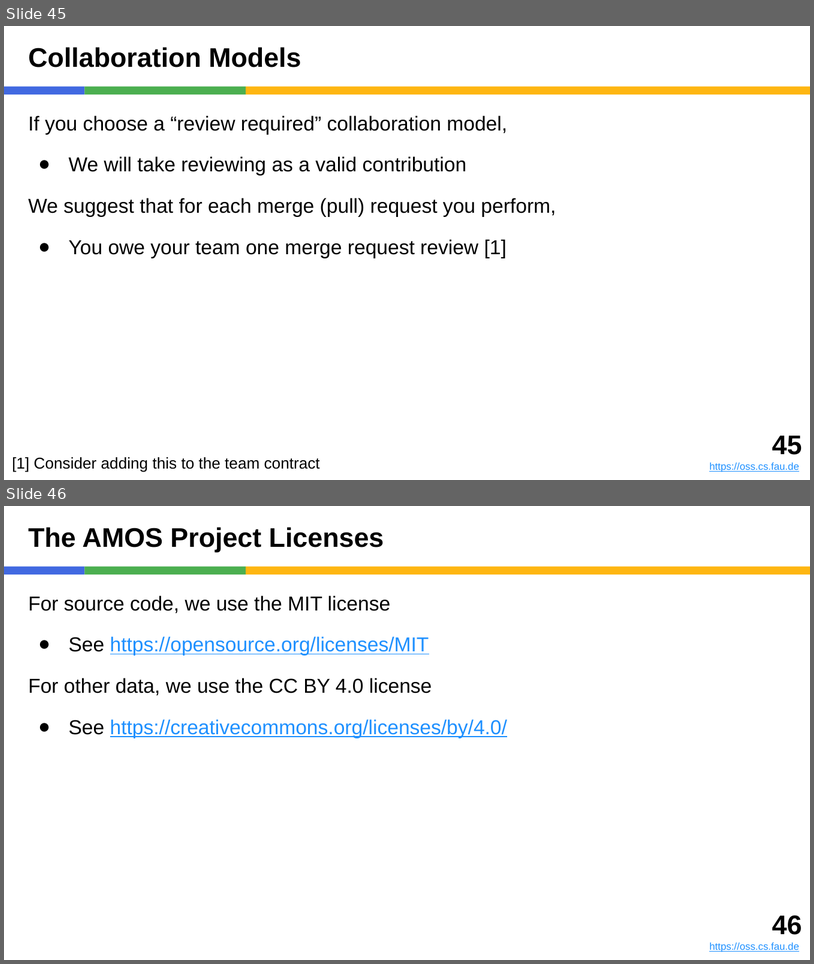
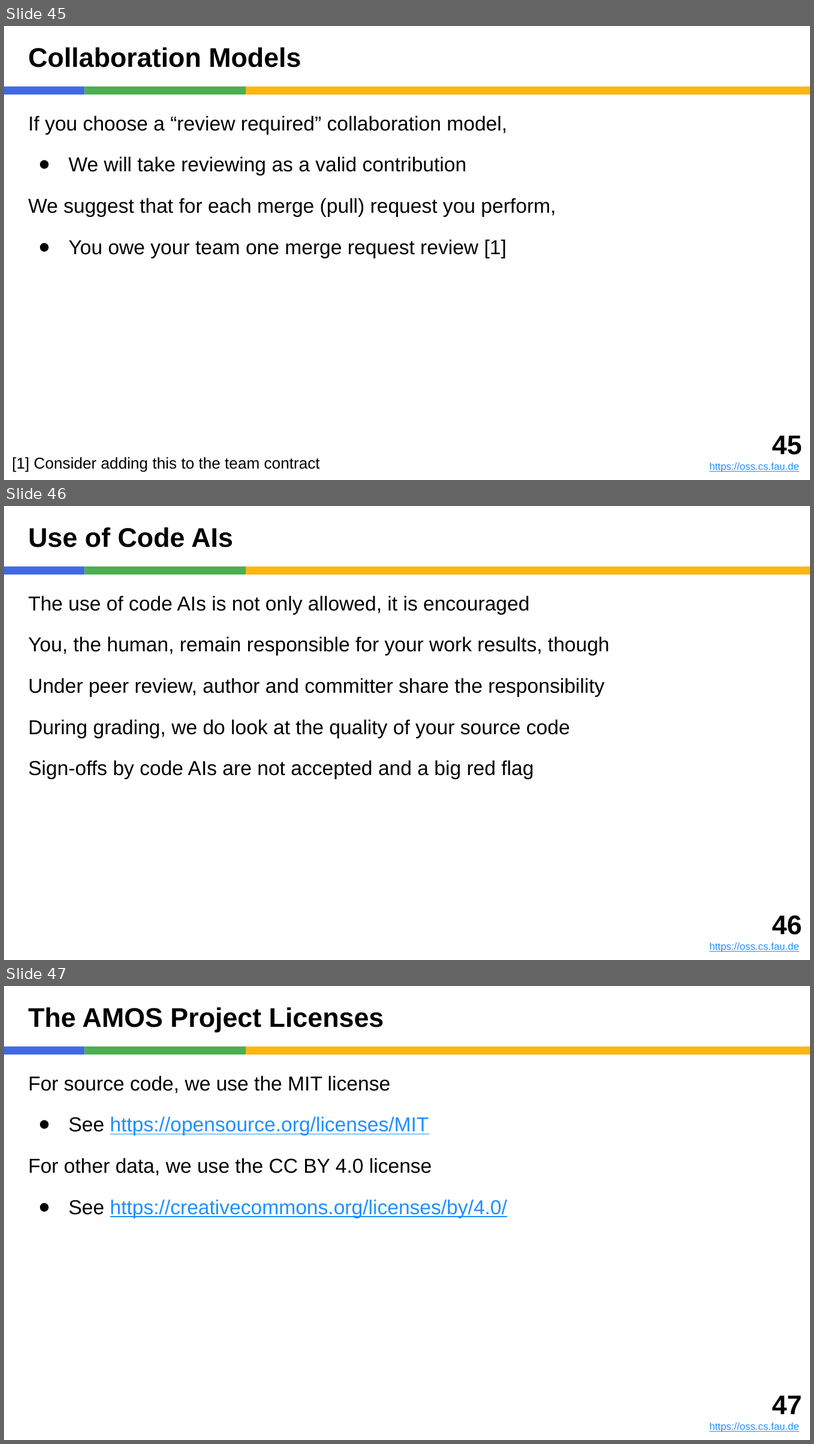
Before and after one commit to dirkriehle/amos-course, a slide deck: Lecture slides/AMOS B01 - Team and Tools.pptx. Shown one above the other, each under a label of ours: slides 45 and 46 before the commit, slides 45, 46 and 47 after it. The pictures are 814x964 and 814x1444 pixels, drawn with LibreOffice and Linux fonts; fonts in the diff are those of the drawing. Boxes give left, top, right and bottom in pixels: in the first picture for what was removed or moved away, otherwise in the second. Text is boxed around its words. In the diff, an @@ line names an element or a change of style, - is before the commit and + after.

```diff
--- a/Lecture slides/AMOS B01 - Team and Tools.pptx
+++ b/Lecture slides/AMOS B01 - Team and Tools.pptx
@@ slide 46 added at (4, 506, 810, 960), background #FFFFFF; not listed: 3 template elements that a slide beside it also shows @@
@@ title added at (28, 527, 233, 547), 24 pt, text #000000, bold @@
+Use of Code AIs
@@ text added at (28, 595, 610, 779), 18 pt, text #000000 @@
+The use of code AIs is not only allowed, it is encouraged
+You, the human, remain responsible for your work results, though
+Under peer review, author and committer share the responsibility
+During grading, we do look at the quality of your source code
+Sign-offs by code AIs are not accepted and a big red flag
@@ text added at (710, 915, 803, 952), 9 pt, text #1E90FF, underline @@
+46
+https://oss.cs.fau.de
@@ what was slide 46 is now slide 47 @@
@@ text at (773, 1395, 803, 1414): text changed @@
-46
+47
```
Also in this commit, not shown: 3 slides changed, 5 other files.
